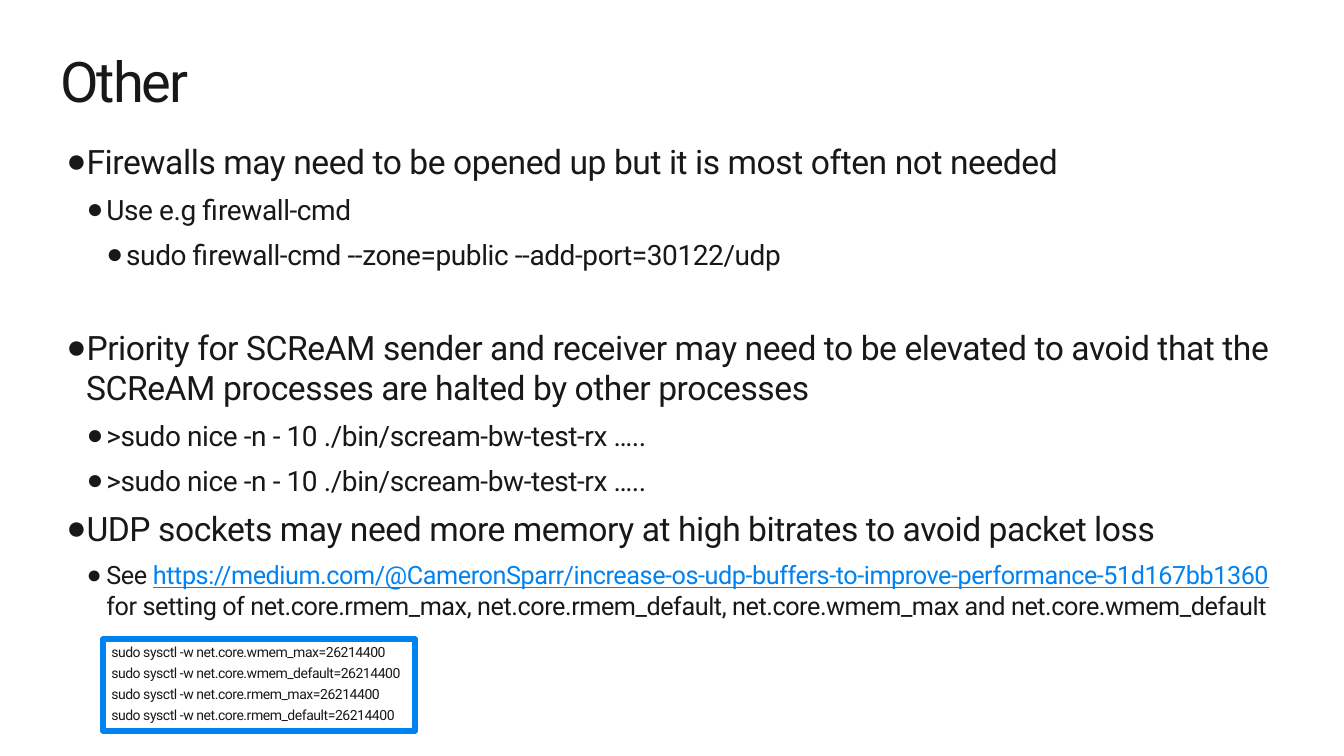
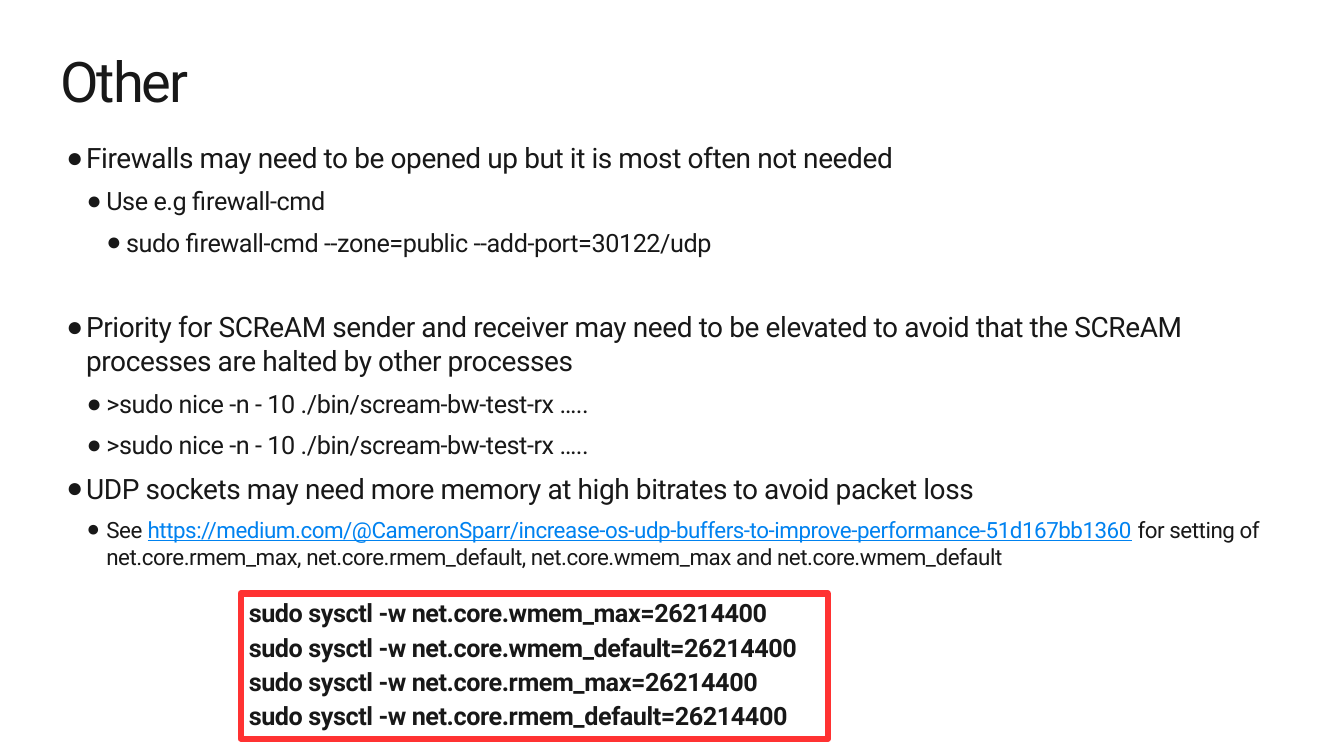
Before and after one commit to 5G-VCA-CC/scream, a slide deck: slide 13 of SCReAM-BW-test-tool.pptx. Drawn at 1344x756 pixels with LibreOffice and Linux fonts; fonts in the diff are those of the drawing; background and template pictures are left out. Boxes give left, top, right and bottom in pixels: in the first picture for what was removed or moved away, otherwise in the second. Text is boxed around its words. In the diff, an @@ line names an element or a change of style, - is before the commit and + after.

Commit message:
Made rmem / wmem suggestion more visible

```diff
--- a/SCReAM-BW-test-tool.pptx
+++ b/SCReAM-BW-test-tool.pptx
@@ text "Firewalls may need to be ..." at box(86, 146, 1260, 568): size 24 to 20 pt in "Firewalls may need to be opened up ...", "Priority for SCReAM sender and receiver may ...", "UDP sockets may need more memory at ..."; size 20 to 18 pt in "Use e.g firewall-cmd", "sudo firewall-cmd --zone=public --add-port=30122/udp", ">sudo nice -n - 10 ./bin/scream-bw-test-rx …..", ">sudo nice -n - 10 ./bin/scream-bw-test-rx ….."; size 18 to 16 pt in "See https://medium.com/@CameronSparr/increase-os-udp-buffers ..." @@
@@ rectangle "sudo sysctl -w net.core.wmem_max=26214400": place and size @@
-rectangle "sudo sysctl -w net.core.wmem_max=26214400" at box(103, 639, 414, 731)
+rectangle "sudo sysctl -w net.core.wmem_max=26214400" at box(241, 594, 828, 739)
@@ rectangle "sudo sysctl -w net.core.wmem_max=26214400" at box(241, 594, 828, 739): size 10 to 18 pt, bold on; outline #0082F0 4.5 pt to #FF3232 4.5 pt @@
```
Also in this commit, not shown: 1 other slide changed.
